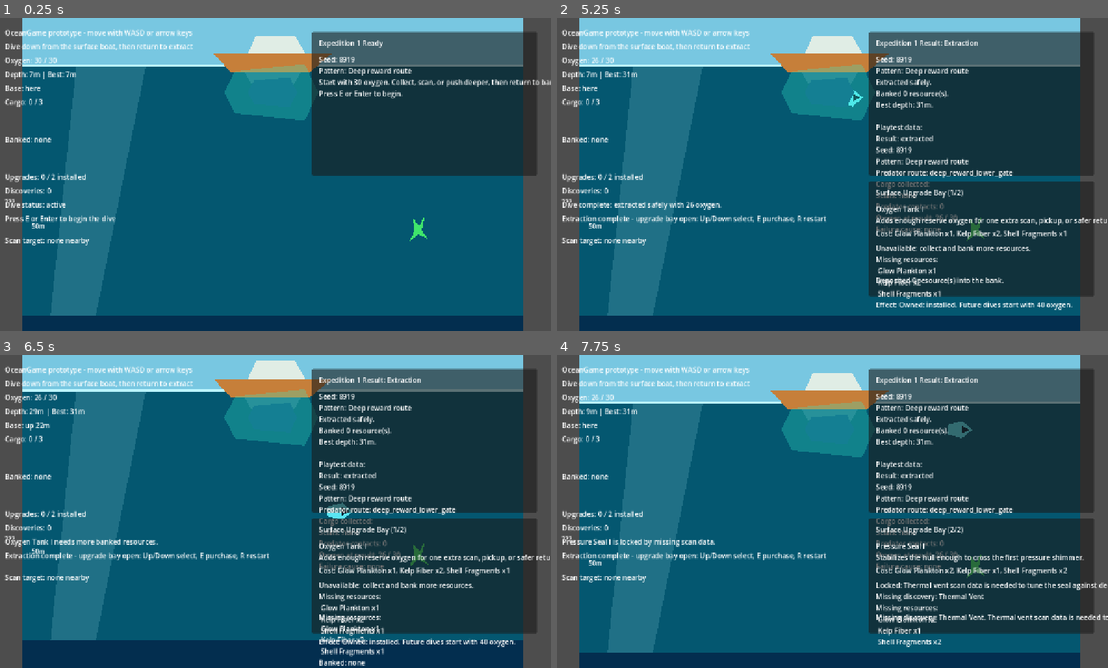
Above: before the commit, frames 1-4 (two rows, left to right).
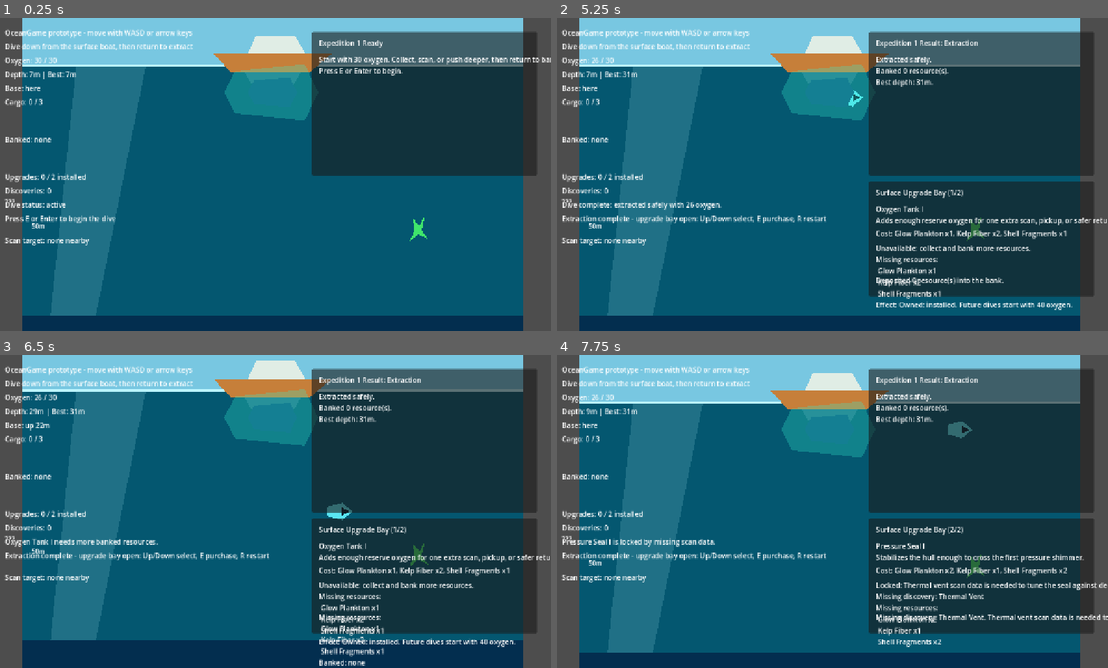
Above: after the commit, the same moments.

Repository: joeypshell/OceanGame
Game: Godot game, scene res://scenes/Main.tscn
Two runs of this game, one before a commit and one after it. Both use one fixed random seed, a clock stepped at 60 frames per second and the inputs below.
Inputs:
- Up to frame 1 (0.25 s): no input
- Up to frame 2 (5.25 s): tap E (interact) at 0.5, 0.6, 1.55, 2.1, 3.05, 3.6, 4.55, 5.1 s; hold D (move_right) 0.53-1.28 s; tap F (scan) at 0.8, 1.35, 2.3, 2.85, 3.8, 4.35 s; hold S (move_down) 1.28-2.03 s; hold D (move_right) 2.03-2.78 s; hold W (move_up) 2.78-3.53 s; hold A (move_left) 3.53-5.03 s; hold S (move_down) from 5.03 s (still down)
- Up to frame 3 (6.5 s): tap F (scan) at 5.3, 5.85 s; release S (move_down) at 5.78 s; hold D (move_right) from 5.78 s (still down); tap E (interact) at 6.05 s
- Up to frame 4 (7.75 s): release D (move_right) at 6.53 s; hold W (move_up) 6.53-7.28 s; tap E (interact) at 6.6, 7.55 s; tap F (scan) at 6.8, 7.35 s; hold D (move_right) from 7.28 s (still down)

The runs differ from the first frame. In frame 1, 1.4% of the frame differs, in the area x 57-100%, y 12-26%; in frame 2, 2.0%; in frame 3, 2.0%, in the area x 57-83%, y 12-69%; in frame 4, 2.0%.

Commit message:
Resolve #44 gate development telemetry

Diff:
--- a/scripts/main.gd
+++ b/scripts/main.gd
@@ -35,6 +35,7 @@
 @export var start_position := Vector2(640.0, 190.0)
 @export var surface_y := 120.0
 @export var pixels_per_meter := 10.0
+@export var show_debug_telemetry := false
 
 @onready var player: CharacterBody2D = $Player
 @onready var base_zone: Area2D = $BaseZone
@@ -120,7 +121,9 @@
 		_update_hud()
 
 func _unhandled_input(_event: InputEvent) -> void:
-	if Input.is_action_just_pressed("interact"):
+	if _event is InputEventKey and _event.pressed and not _event.echo and _event.keycode == KEY_F3:
+		_toggle_debug_telemetry()
+	elif Input.is_action_just_pressed("interact"):
 		if dive_session.result == DiveSessionScript.Result.READY:
 			_start_dive()
 		elif dive_session.result == DiveSessionScript.Result.EXTRACTED:
@@ -150,7 +153,6 @@
 		_format_resource_counts(extracted_cargo),
 		roundi(progression_state.best_depth_reached)
 	]
-	last_result_summary += _format_run_telemetry("extracted")
 	upgrade_menu_feedback = "Deposited %d resource(s) into the bank.%s" % [
 		extracted_count,
 		_format_resource_counts(extracted_cargo)
@@ -163,7 +165,6 @@
 	if run_failure_cause == "none":
 		run_failure_cause = "oxygen depleted"
 	last_result_summary = "Dive failed: oxygen depleted.\nCarried cargo lost.\nBanked resources, upgrades, and scans kept.\nBest depth: %dm." % roundi(progression_state.best_depth_reached)
-	last_result_summary += _format_run_telemetry("failed")
 	upgrade_menu_feedback = ""
 	_save_progression()
 	status_label.text = "Dive failed: oxygen depleted. Cargo lost."
@@ -213,6 +214,11 @@
 
 	selected_upgrade_index = posmod(selected_upgrade_index + direction, upgrade_definitions.size())
 	upgrade_menu_feedback = ""
+	_update_hud()
+
+func _toggle_debug_telemetry() -> void:
+	show_debug_telemetry = not show_debug_telemetry
+	status_label.text = "Debug telemetry: %s." % ("shown" if show_debug_telemetry else "hidden")
 	_update_hud()
 
 func _try_purchase_selected_upgrade() -> void:
@@ -572,27 +578,15 @@
 	if dive_session.result == DiveSessionScript.Result.READY:
 		run_panel.visible = true
 		run_title_label.text = "Expedition %d Ready" % progression_state.current_run_number
-		run_summary_label.text = "Seed: %d\nPattern: %s\nStart with %d oxygen. Collect, scan, or push deeper, then return to bank cargo.\nPress E or Enter to begin." % [
-			progression_state.current_run_seed,
-			_format_cluster_pattern(current_resource_cluster_pattern),
-			ceili(dive_session.max_oxygen)
-		]
+		run_summary_label.text = _format_run_summary("Start with %d oxygen. Collect, scan, or push deeper, then return to bank cargo.\nPress E or Enter to begin." % ceili(dive_session.max_oxygen), "ready")
 	elif dive_session.result == DiveSessionScript.Result.EXTRACTED:
 		run_panel.visible = true
 		run_title_label.text = "Expedition %d Result: Extraction" % progression_state.current_run_number
-		run_summary_label.text = "Seed: %d\nPattern: %s\n%s" % [
-			progression_state.current_run_seed,
-			_format_cluster_pattern(current_resource_cluster_pattern),
-			last_result_summary
-		]
+		run_summary_label.text = _format_run_summary(last_result_summary, "extracted")
 	elif dive_session.result == DiveSessionScript.Result.FAILED:
 		run_panel.visible = true
 		run_title_label.text = "Expedition %d Result: Failure" % progression_state.current_run_number
-		run_summary_label.text = "Seed: %d\nPattern: %s\n%s" % [
-			progression_state.current_run_seed,
-			_format_cluster_pattern(current_resource_cluster_pattern),
-			last_result_summary
-		]
+		run_summary_label.text = _format_run_summary(last_result_summary, "failed")
 	else:
 		run_panel.visible = false
 
@@ -769,6 +763,12 @@
 		ceili(dive_session.max_oxygen),
 		run_failure_cause
 	]
+
+func _format_run_summary(player_summary: String, result_name: String) -> String:
+	if not show_debug_telemetry:
+		return player_summary
+
+	return "%s\n%s" % [player_summary, _format_run_telemetry(result_name)]
 
 func _format_scan_ids(scan_ids: Array[String]) -> String:
 	if scan_ids.is_empty():
Not shown, changed: README.md
Not shown, changed: docs/current/GAMEPLAY.md
Not shown, changed: docs/current/ROADMAP.md
